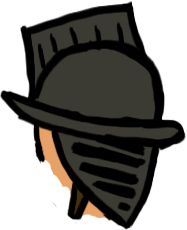
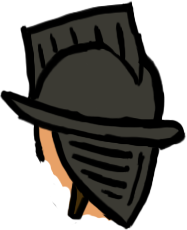
Layered file, before and after one edit (w=187, h=230). Changes by layer:
added layer "Layer 3" above "Layer 1" over [68, 139, 146, 207]
painted on "Layer 1" over [67, 22, 149, 212]
painted on "Layer 2" over [100, 182, 111, 195]
